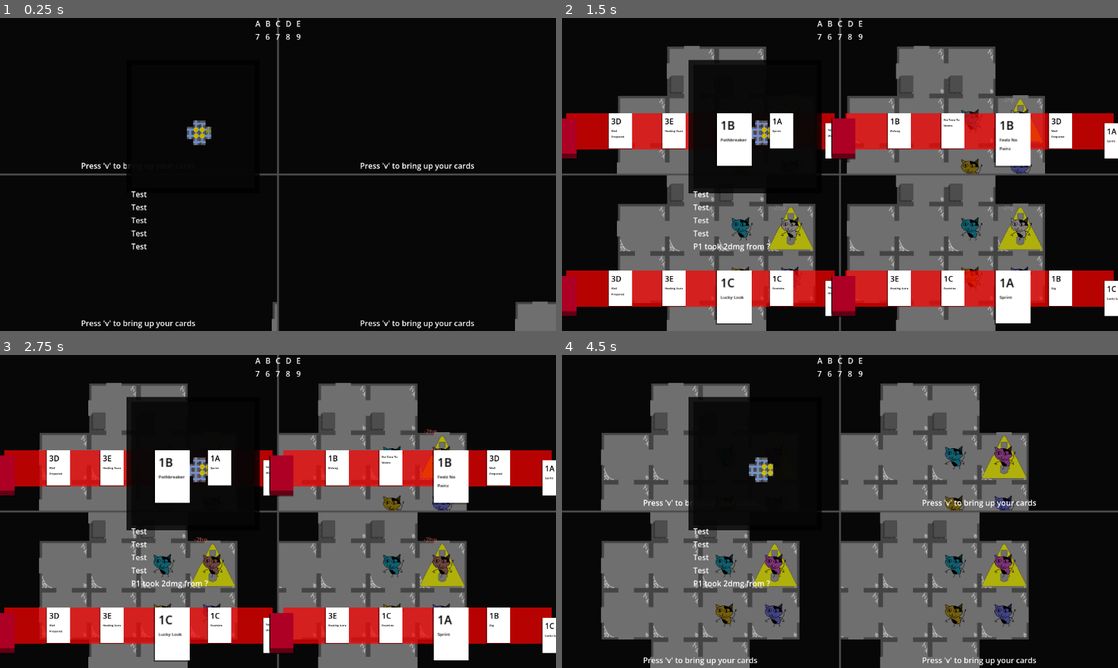
Above: before the commit, frames 1-4 (two rows, left to right).
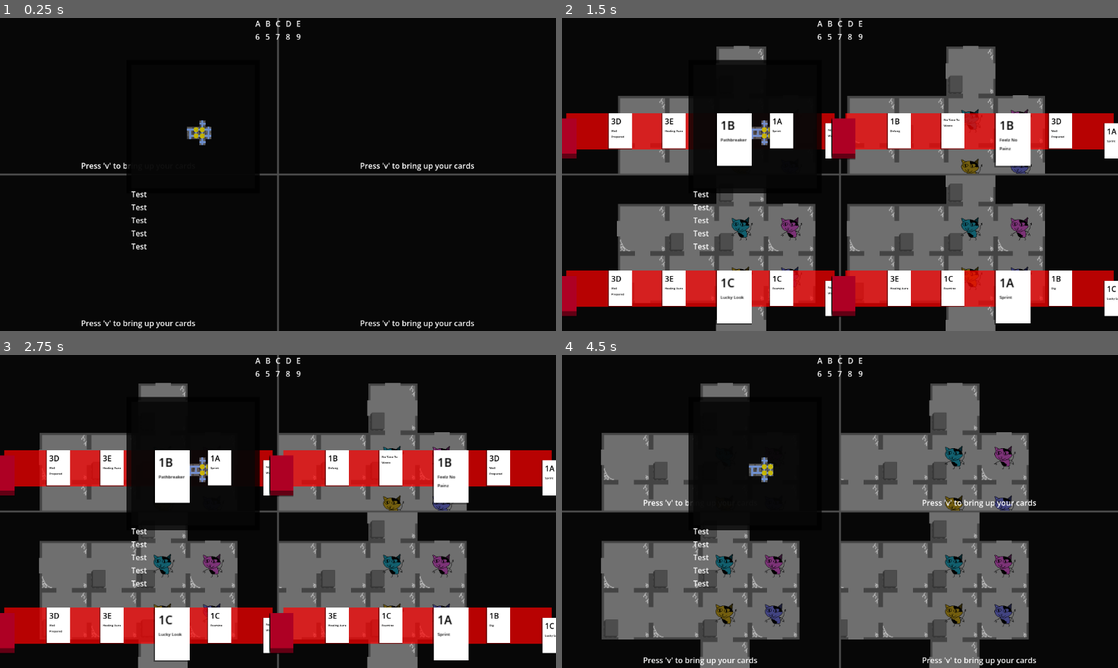
Above: after the commit, the same moments.

Repository: emrysshevek/gameganggame
Game: Godot game, scene res://scenes/GameScene.tscn
Same seed, same stepped clock (60 frames per second), same inputs: the game is played once before the commit and once after it.
Inputs (mouse positions are in pixels of both pictures, inside the frame that each line leads up to):
- Up to frame 1 (0.25 s): no input
- Up to frame 2 (1.5 s): tap V (debug_v) at 0.5, 1.25 s; move the mouse to (962, 158) at 0.52 s; hold D (move_right) 0.53-1.25 s; tap G (discard) at 0.6 s; click (962, 158) at 0.67 s; drag from (728, 190) to (812, 237) at 1.27 s
- Up to frame 3 (2.75 s): move the mouse to (333, 442) at 2.02 s; hold D (move_right) from 2.03 s (still down); tap C (toggle_cursor) at 2.1 s
- Up to frame 4 (4.5 s): release D (move_right) at 2.75 s; click "Draw" at 2.75 s; click "Discard" at 3.5 s; tap Enter (toggle_end_turn) at 4.25 s; drag from (812, 574) to (673, 464) at 4.27 s

The runs differ from the first frame. In frame 1, 0.9% of the frame differs, in the area x 33-100%, y 5-100%; in frame 2, 7.2%; in frame 3, 7.8%; in frame 4, 8.9%, in the area x 7-84%, y 5-100%.

Commit message:
finished start tile

Diff:
--- a/scenes/grid_manager.gd
+++ b/scenes/grid_manager.gd
@@ -42,7 +42,7 @@
 var tile_size:Vector2 = Vector2(64,64)
 
 #Testing
-var test_map_on:bool = true
+var test_map_on:bool = false
 var _loot_card_scene = preload("res://cards/cards/loot_card/loot_card.tscn")
 #endregion
 
@@ -131,7 +131,7 @@
 	return all_tiles
 
 func generate_map(level:int):
-	for each_tile in _get_all_tiles(0):
+	for each_tile: Tile in _get_all_tiles(0):
 		var possible_tile_connections_by_path:Dictionary
 		#check which directions could have new paths added to them
 		if each_tile.grid_coordinates.x != 0 && each_tile.paths.keys().has(directions.west) == false:
@@ -142,6 +142,7 @@
 			possible_tile_connections_by_path[directions.east] = floor_maps[level][each_tile.grid_coordinates.x + 1][each_tile.grid_coordinates.y]
 		if each_tile.grid_coordinates.y != map_height - 1 && each_tile.paths.keys().has(directions.south) == false:
 			possible_tile_connections_by_path[directions.south] = floor_maps[level][each_tile.grid_coordinates.x][each_tile.grid_coordinates.y + 1]
+
 		var possible_new_path_num = possible_tile_connections_by_path.size()
 		for each_num in possible_new_path_num:
 			if possible_new_path_num > 0:
@@ -153,6 +154,14 @@
 				else:
 					possible_new_path_num = 0
 					#roll for new path failed, so process to check for creating new paths for current Tile ends here
+
+		# Make sure all starting tiles are connected to each other
+		if each_tile is StartingTile:
+			for neighbor_offset in [Vector2i.LEFT, Vector2i.RIGHT, Vector2i.UP, Vector2i.DOWN]:
+				var neighbor = get_tile(Vector2i(each_tile.grid_coordinates) + neighbor_offset)
+				if neighbor is StartingTile and get_path_direction(each_tile, neighbor) not in each_tile.paths.keys():
+					add_path(each_tile, neighbor)
+
 		each_tile.reset_to_hidden()
 	map_generated.emit()
 
--- a/scenes/tiles/starting_tile/starting_tile.gd
+++ b/scenes/tiles/starting_tile/starting_tile.gd
@@ -3,6 +3,7 @@
 
 
 ## spawns corresponding player at start of game.
+## always has a path to neighboring start tiles
 ## Guarantees a path to the storage cache
 ## cannot have a hazard or resource card at start of round
 
@@ -12,6 +13,10 @@
 func _ready() -> void:
 	super._ready()
 	Events.game_started.connect(_on_game_started)
+
+
+func add_hazard(new_hazard:Hazard) -> bool:
+	return false
 
 
 func spawn_character() -> void:
